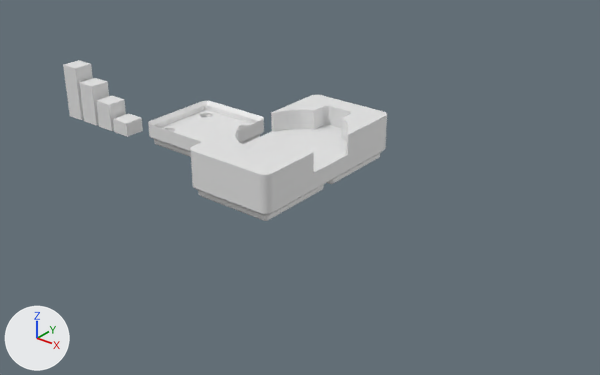
A saved change to the Blender file tamagotchi/gridfinity_tamagotchi.blend.
Rendered twice from a camera (50 mm lens) standing at (204.0, -272.0, 158.0) and looking at (15.0, -35.0, 11.0). The axes (+X, +Y, +Z) are drawn at lower left. The lights are the same throughout. The picture after the commit comes second.

Objects in the first picture: '1x1_1u_0_spacer', '1x2_3u_1_tamagotchi', 'ref 2u.001', 'ref 2u.003', 'ref 3u.003', 'ref 4u.003'.
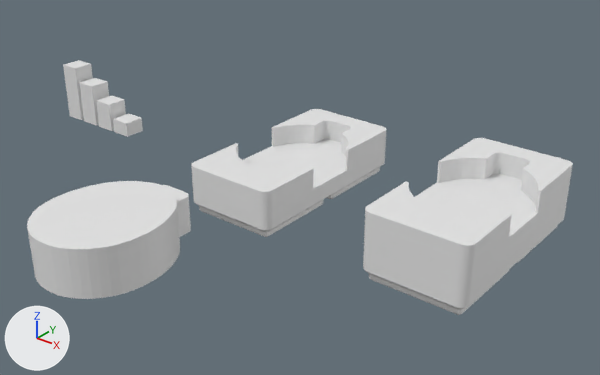
Commit message: updated tamagotchi

ob_cube_001 is not drawn itself; it is used by a modifier of ob_1x2_3u_1_tamagotchi.

What changed in the scene script:
```text
Add me_cube_003:
    me_cube_003.from_pydata(...)  # 8924 vertices, 5769 faces; spans x -20.8..20.8, y -62.8..20.8, z 0.0..28.0
Change ob_1x2_3u_1_tamagotchi:
    remove _m = ob_1x2_3u_1_tamagotchi.modifiers.new('Boolean', 'BOOLEAN')
    remove _m.object = ob_plane_001
    remove _m = ob_1x2_3u_1_tamagotchi.modifiers.new('Boolean.001', 'BOOLEAN')
    remove _m.object = ob_cube
    remove _m = ob_1x2_3u_1_tamagotchi.modifiers.new('Boolean.002', 'BOOLEAN')
    remove _m.object = ob_cube_001
    ob_1x2_3u_1_tamagotchi.location: (0.0, 0.0, 7.0) -> (0.0, 0.0, 0.0)
Change ob_plane_001:
    remove ob_plane_001.hide_set(True)
    ob_plane_001.location: (0.0, -21.0, 28.0) -> (0.0, -120.3, 21.0)
Change ob_cube:
    ob_cube.location: (0.0, 9.1, 28.0) -> (0.0, -90.2, 21.0)
    remove ob_cube.hide_set(True)
Remove ob_cube_001:
    ob_cube_001 = bpy.data.objects.new('Cube.001', me_cube_007)
    ob_cube_001.location = (-20.75, -16.55, 28.0)
    ob_cube_001.hide_set(True)
Remove ob_1x1_1u_0_spacer:
    ob_1x1_1u_0_spacer = bpy.data.objects.new('1x1_1u_0_spacer', me_cube_010)
    ob_1x1_1u_0_spacer.location = (-67.1, -5.4, 0.0)
Add ob_1x2_4u_1_tamagotchi:
    ob_1x2_4u_1_tamagotchi = bpy.data.objects.new('1x2_4u_1_tamagotchi', me_cube_003)
    ob_1x2_4u_1_tamagotchi.location = (84.0, 0.0, 0.0)
```

Changed parts and their boxes (x1, y1, x2, y2) in the pictures (600 x 375 px):
'1x2_4u_1_tamagotchi', added
    after: (363, 138, 573, 315)
'1x2_3u_1_tamagotchi', reshaped, moved, modifiers changed
    before: (190, 95, 387, 221)
    after: (191, 109, 386, 237)
'Plane.001', shown
    after: (27, 181, 180, 299)
'1x1_1u_0_spacer', deleted
    before: (148, 101, 264, 157)
'Cube', shown
    after: (163, 185, 191, 237)
